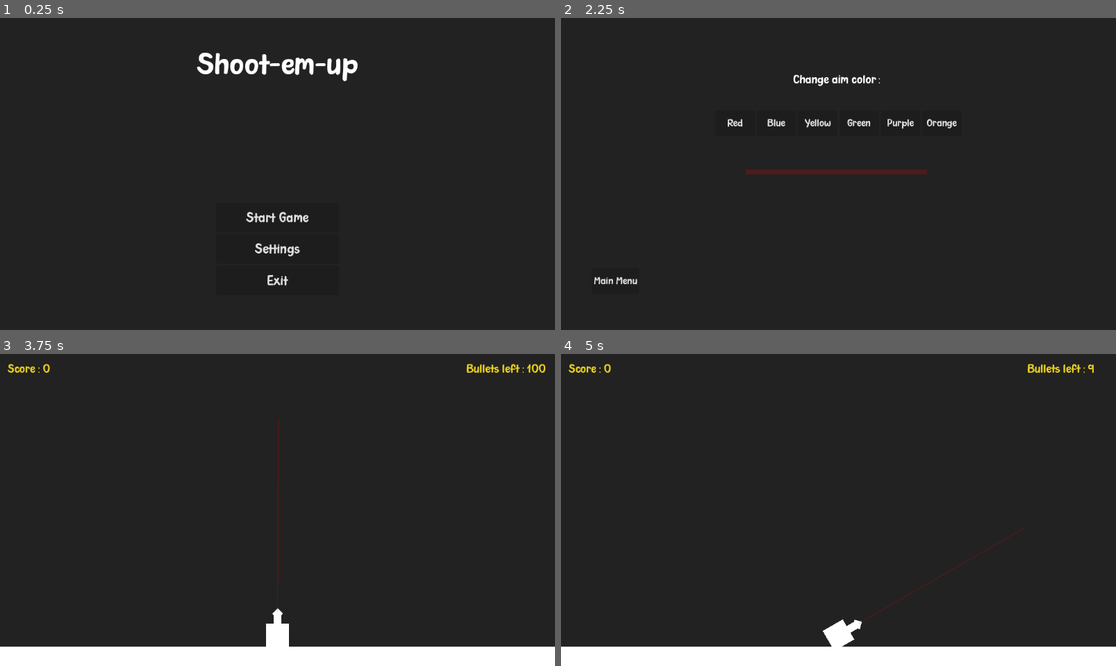
Above: before the commit, frames 1-4 (two rows, left to right).
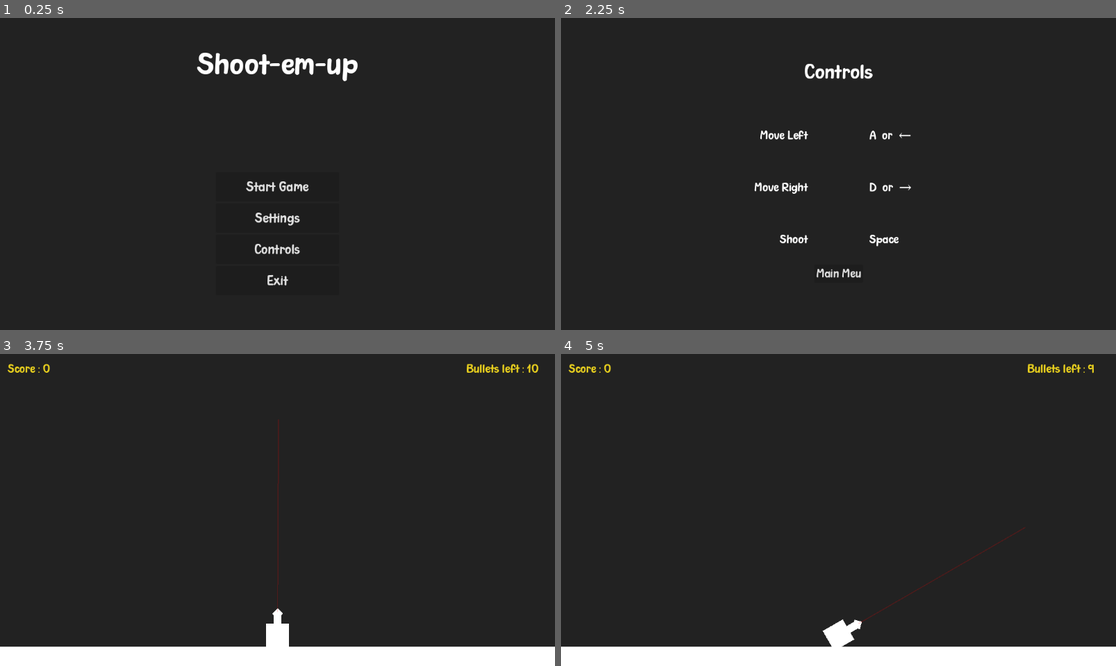
Above: after the commit, the same moments.

Repository: ankit-suman-07/PROJECTILE_2d
Game: Godot game, scene res://scenes/main_menu.tscn
Two runs of this game, one before a commit and one after it. Both use one fixed random seed, a clock stepped at 60 frames per second and the inputs below.
Inputs (mouse positions are in pixels of both pictures, inside the frame that each line leads up to):
- Up to frame 1 (0.25 s): no input
- Up to frame 2 (2.25 s): click "Settings" at 0.5 s; click "Main Menu" at 1.25 s; click (838, 248) at 2 s, where only the run after the commit has a clickable "Controls"
- Up to frame 3 (3.75 s): click "Main Menu" (after the commit: "Main Meu") at 2.75 s; click "Start Game" at 3.5 s
- Up to frame 4 (5 s): tap Enter at 4.25 s; hold D (right) from 4.28 s (still down); tap Space (shoot) at 4.35 s

The runs differ from the first frame. In frame 1, 0.6% of the frame differs, in the area x 44-56%, y 52-77%; in frame 2, 2.2%, in the area x 5-72%, y 14-86%; in frame 3, less than 0.1%; in frame 4, nothing differs.

Commit message:
Add controls scene

Diff:
--- /dev/null
+++ b/scenes/control.tscn
@@ -0,0 +1,111 @@
+[gd_scene load_steps=3 format=3 uid="uid://cmilt37ghug5s"]
+
+[ext_resource type="FontFile" uid="uid://diu6xu0gp2tjw" path="res://assets/chonky_bunny/Chonky Bunny.ttf" id="1_5p55f"]
+[ext_resource type="Script" uid="uid://cscu5b271d1wc" path="res://script/control.gd" id="1_r67kn"]
+
+[node name="Control" type="Control"]
+layout_mode = 3
+anchors_preset = 15
+anchor_right = 1.0
+anchor_bottom = 1.0
+grow_horizontal = 2
+grow_vertical = 2
+script = ExtResource("1_r67kn")
+
+[node name="VBoxContainer" type="VBoxContainer" parent="."]
+layout_mode = 0
+offset_top = 192.0
+offset_right = 512.0
+offset_bottom = 512.0
+alignment = 1
+
+[node name="LeftMove" type="Label" parent="VBoxContainer"]
+layout_mode = 2
+size_flags_vertical = 3
+theme_override_fonts/font = ExtResource("1_5p55f")
+theme_override_font_sizes/font_size = 28
+text = "Move Left"
+horizontal_alignment = 2
+vertical_alignment = 1
+
+[node name="RightMove" type="Label" parent="VBoxContainer"]
+layout_mode = 2
+size_flags_vertical = 6
+theme_override_fonts/font = ExtResource("1_5p55f")
+theme_override_font_sizes/font_size = 28
+text = "Move Right"
+horizontal_alignment = 2
+vertical_alignment = 1
+
+[node name="Shoot" type="Label" parent="VBoxContainer"]
+layout_mode = 2
+size_flags_vertical = 6
+theme_override_fonts/font = ExtResource("1_5p55f")
+theme_override_font_sizes/font_size = 28
+text = "Shoot"
+horizontal_alignment = 2
+vertical_alignment = 1
+
+[node name="VBoxContainer2" type="VBoxContainer" parent="."]
+layout_mode = 0
+offset_left = 640.0
+offset_top = 192.0
+offset_right = 1152.0
+offset_bottom = 512.0
+alignment = 1
+
+[node name="LeftMove" type="Label" parent="VBoxContainer2"]
+layout_mode = 2
+size_flags_vertical = 3
+theme_override_fonts/font = ExtResource("1_5p55f")
+theme_override_font_sizes/font_size = 28
+text = "A  or  ←"
+vertical_alignment = 1
+
+[node name="RightMove" type="Label" parent="VBoxContainer2"]
+layout_mode = 2
+size_flags_vertical = 6
+theme_override_fonts/font = ExtResource("1_5p55f")
+theme_override_font_sizes/font_size = 28
+text = "D  or  →"
+vertical_alignment = 1
+
+[node name="Shoot" type="Label" parent="VBoxContainer2"]
+layout_mode = 2
+size_flags_vertical = 6
+theme_override_fonts/font = ExtResource("1_5p55f")
+theme_override_font_sizes/font_size = 28
+text = "Space"
+vertical_alignment = 1
+
+[node name="Label" type="Label" parent="."]
+layout_mode = 1
+anchors_preset = 10
+anchor_right = 1.0
+offset_bottom = 224.0
+grow_horizontal = 2
+theme_override_fonts/font = ExtResource("1_5p55f")
+theme_override_font_sizes/font_size = 48
+text = "Controls"
+horizontal_alignment = 1
+vertical_alignment = 1
+
+[node name="Back" type="Button" parent="."]
+layout_mode = 1
+anchors_preset = 7
+anchor_left = 0.5
+anchor_top = 1.0
+anchor_right = 0.5
+anchor_bottom = 1.0
+offset_left = -50.5
+offset_top = -136.0
+offset_right = 50.5
+offset_bottom = -98.0
+grow_horizontal = 2
+grow_vertical = 0
+theme_override_fonts/font = ExtResource("1_5p55f")
+theme_override_font_sizes/font_size = 28
+text = "Main Meu
+"
+
+[connection signal="pressed" from="Back" to="." method="_on_back_pressed"]
--- a/scenes/game_over.tscn
+++ b/scenes/game_over.tscn
@@ -48,9 +48,9 @@
 anchor_right = 0.5
 anchor_bottom = 0.5
 offset_left = -96.0
-offset_top = 60.0
+offset_top = 57.0
 offset_right = 96.0
-offset_bottom = 188.0
+offset_bottom = 252.0
 grow_horizontal = 2
 grow_vertical = 2
 alignment = 1
@@ -63,6 +63,14 @@
 theme_override_font_sizes/font_size = 32
 text = "Play Again"
 
+[node name="MainMenu" type="Button" parent="VBoxContainer"]
+layout_mode = 2
+size_flags_vertical = 3
+theme_override_colors/font_hover_color = Color(0.909804, 0.811765, 0.117647, 1)
+theme_override_fonts/font = ExtResource("1_xeevv")
+theme_override_font_sizes/font_size = 32
+text = "Main Menu"
+
 [node name="Exit" type="Button" parent="VBoxContainer"]
 layout_mode = 2
 size_flags_vertical = 3
@@ -72,4 +80,5 @@
 text = "Exit"
 
 [connection signal="pressed" from="VBoxContainer/PlayAgain" to="." method="_on_play_again_pressed"]
+[connection signal="pressed" from="VBoxContainer/MainMenu" to="." method="_on_main_menu_pressed"]
 [connection signal="pressed" from="VBoxContainer/Exit" to="." method="_on_exit_pressed"]
--- a/scenes/main_menu.tscn
+++ b/scenes/main_menu.tscn
@@ -20,7 +20,7 @@
 anchor_right = 0.5
 anchor_bottom = 0.5
 offset_left = -128.0
-offset_top = 60.0
+offset_top = -4.0
 offset_right = 128.0
 offset_bottom = 252.0
 grow_horizontal = 2
@@ -35,13 +35,21 @@
 theme_override_font_sizes/font_size = 32
 text = "Start Game"
 
-[node name="Controls" type="Button" parent="VBoxContainer"]
+[node name="Settings" type="Button" parent="VBoxContainer"]
 layout_mode = 2
 size_flags_vertical = 3
 theme_override_colors/font_hover_color = Color(0.909804, 0.811765, 0.117647, 1)
 theme_override_fonts/font = ExtResource("1_l6cm7")
 theme_override_font_sizes/font_size = 32
 text = "Settings"
+
+[node name="Control" type="Button" parent="VBoxContainer"]
+layout_mode = 2
+size_flags_vertical = 3
+theme_override_colors/font_hover_color = Color(0.909804, 0.811765, 0.117647, 1)
+theme_override_fonts/font = ExtResource("1_l6cm7")
+theme_override_font_sizes/font_size = 32
+text = "Controls"
 
 [node name="Exit" type="Button" parent="VBoxContainer"]
 layout_mode = 2
@@ -64,5 +72,6 @@
 vertical_alignment = 1
 
 [connection signal="pressed" from="VBoxContainer/Start" to="." method="_on_start_pressed"]
-[connection signal="pressed" from="VBoxContainer/Controls" to="." method="_on_controls_pressed"]
+[connection signal="pressed" from="VBoxContainer/Settings" to="." method="_on_settings_pressed"]
+[connection signal="pressed" from="VBoxContainer/Control" to="." method="_on_control_pressed"]
 [connection signal="pressed" from="VBoxContainer/Exit" to="." method="_on_exit_pressed"]
--- a/scenes/world.tscn
+++ b/scenes/world.tscn
@@ -119,6 +119,6 @@
 theme_override_colors/font_color = Color(0.909804, 0.811765, 0.117647, 1)
 theme_override_fonts/font = ExtResource("5_71j4m")
 theme_override_font_sizes/font_size = 28
-text = "Bullets left : 100"
+text = "Bullets left : 10"
 
 [connection signal="timeout" from="GravityIncrementTimer" to="." method="_on_gravity_increment_timer_timeout"]
--- /dev/null
+++ b/script/control.gd
@@ -0,0 +1,5 @@
+extends Control
+
+
+func _on_back_pressed() -> void:
+	get_tree().change_scene_to_file("res://scenes/main_menu.tscn")
--- a/script/game_over.gd
+++ b/script/game_over.gd
@@ -12,4 +12,12 @@
 func _on_play_again_pressed() -> void:
 	Global.score = 0
 	Global.bullet = 10
+	Global.gravity = 0.2
 	get_tree().change_scene_to_file("res://scenes/world.tscn")
+
+
+func _on_main_menu_pressed() -> void:
+	Global.score = 0
+	Global.bullet = 10
+	Global.gravity = 0.2
+	get_tree().change_scene_to_file("res://scenes/main_menu.tscn")
--- a/script/main_menu.gd
+++ b/script/main_menu.gd
@@ -6,9 +6,13 @@
 	get_tree().change_scene_to_file("res://scenes/world.tscn")
 
 
-func _on_controls_pressed() -> void:
+func _on_exit_pressed() -> void:
+	get_tree().quit()
+
+
+func _on_settings_pressed() -> void:
 	get_tree().change_scene_to_file("res://scenes/settings.tscn")
 
 
-func _on_exit_pressed() -> void:
-	get_tree().quit()
+func _on_control_pressed() -> void:
+	get_tree().change_scene_to_file("res://scenes/control.tscn")
Not shown, added: script/control.gd.uid
